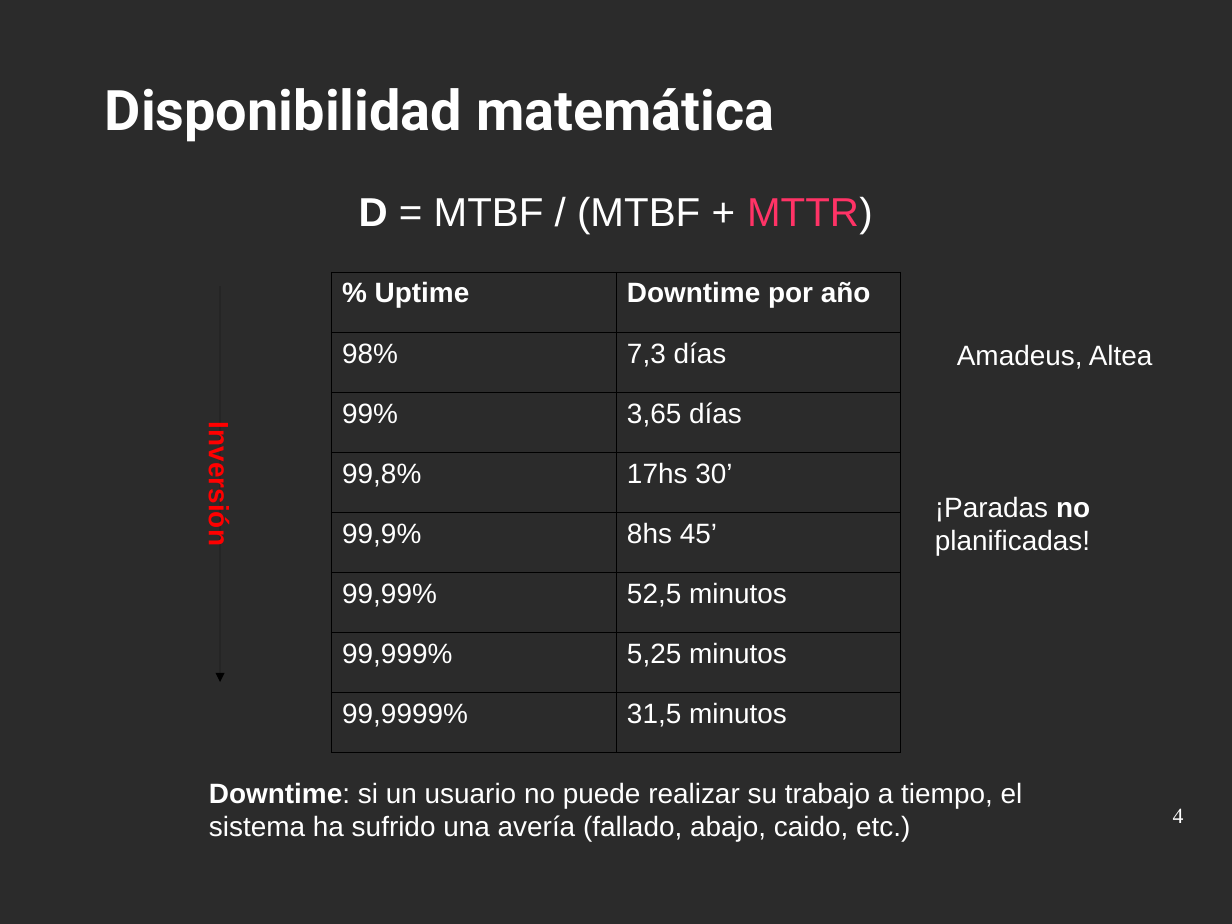
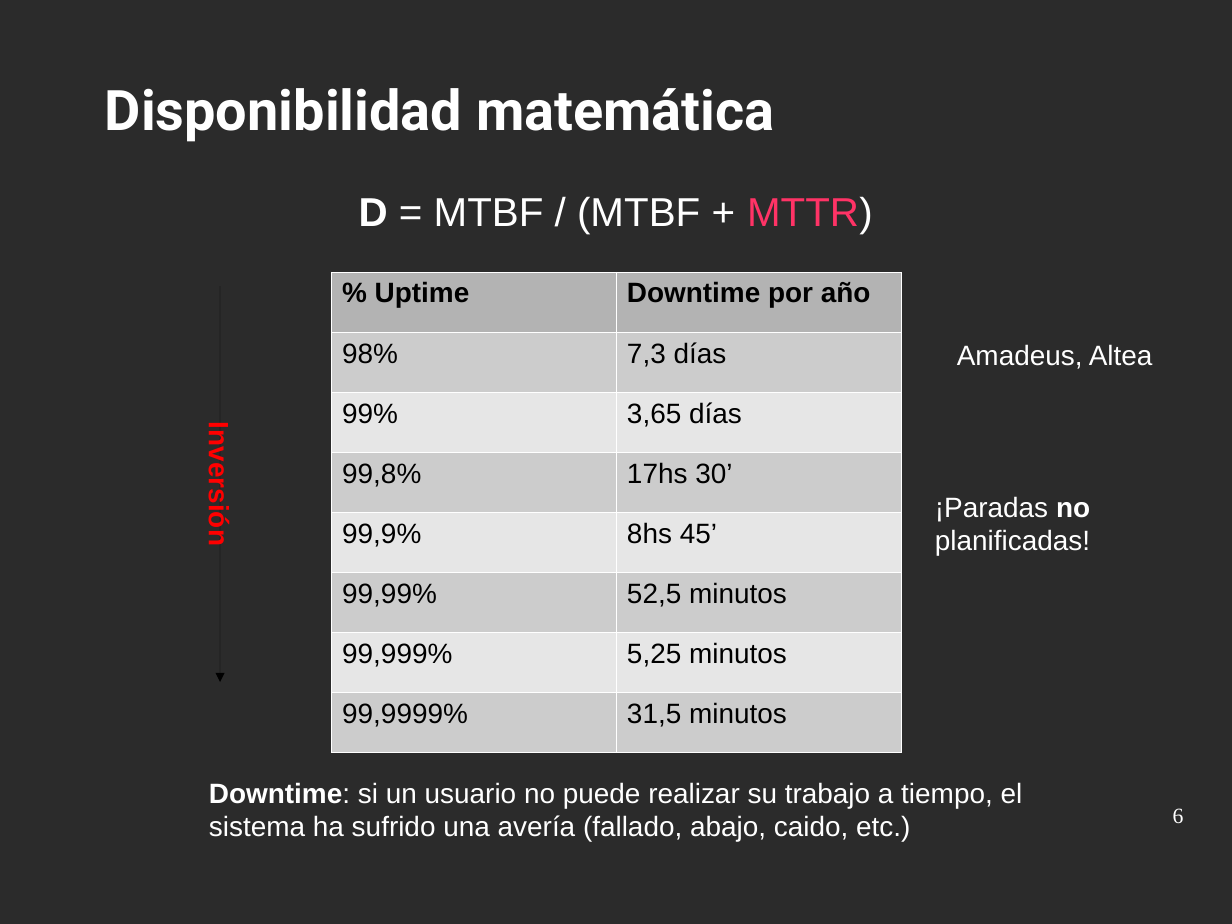
Before and after one commit to niniadcobre/asa, a slide deck: slide 6 of clases/ASA-ha.odp (slide 4 before the commit). Drawn at 1232x924 pixels with LibreOffice and Linux fonts; fonts in the diff are those of the drawing; background and template pictures are left out; a plain dark background stands for a picture behind light text. Boxes give left, top, right and bottom in pixels: in the first picture for what was removed or moved away, otherwise in the second. Text is boxed around its words. In the diff, an @@ line names an element or a change of style, - is before the commit and + after.

```diff
--- a/clases/ASA-ha.odp
+++ b/clases/ASA-ha.odp
@@ table at [331, 272, 901, 752] @@
@@ fill none to #B3B3B3 in row 1 @@
@@ fill none to #CCCCCC in 8 cells @@
@@ fill none to #E6E6E6 in 6 cells @@
@@ text colour #FFFFFF to #000000 @@
@@ borders changed @@
@@ page number at [1173, 808, 1184, 824]: text changed @@
-4
+6
```
Also in this commit, not shown: 3 other slides changed, 2 slides added, 4 other files.
